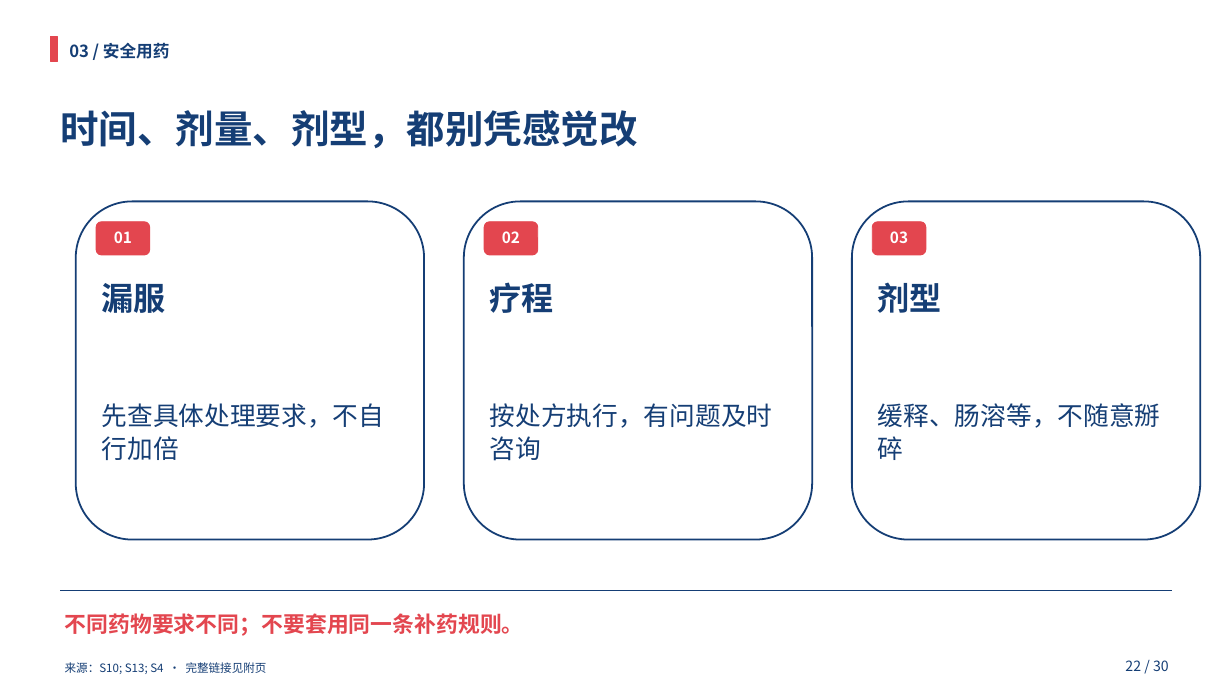
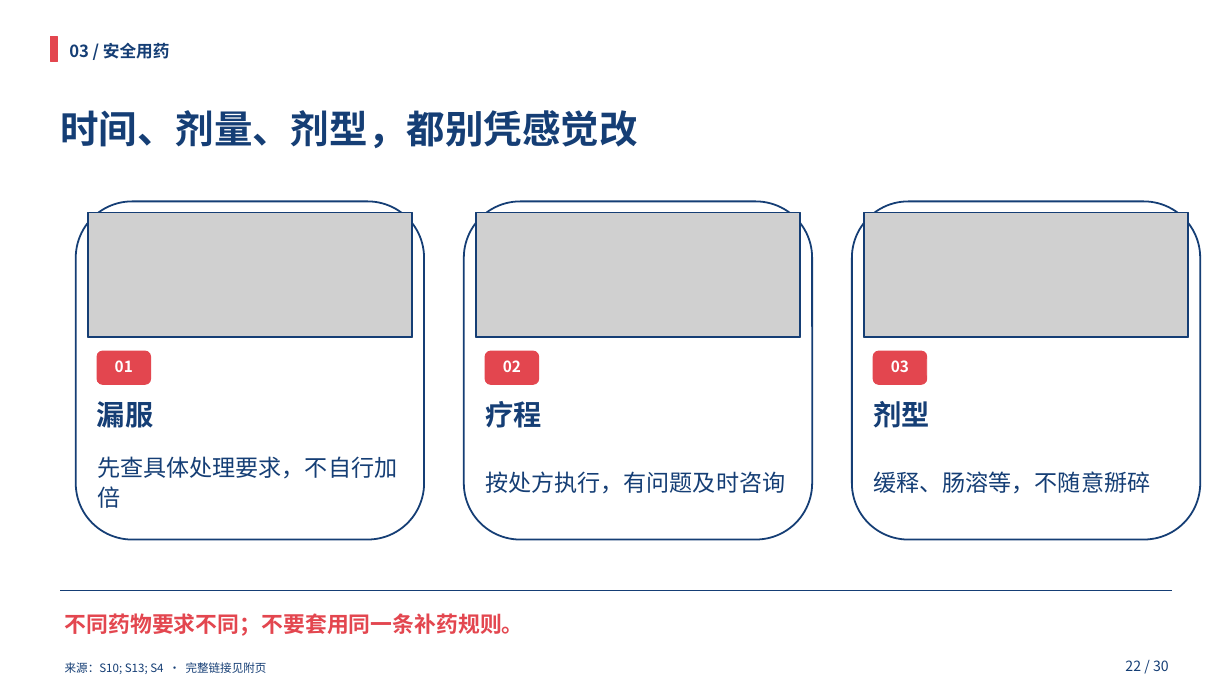
Before and after one commit to HOU-snowyfly/PPTbuilder, a slide deck: slide 22 of 交付文件/合理用药_双人35分钟.pptx. Drawn at 1232x693 pixels with LibreOffice and Linux fonts; fonts in the diff are those of the drawing; grey boxes stand for pictures. Boxes give left, top, right and bottom in pixels: in the first picture for what was removed or moved away, otherwise in the second. Text is boxed around its words. In the diff, an @@ line names an element or a change of style, - is before the commit and + after.

Commit message:
Add licensed real photos to 18 presentation slides and refresh all materials

```diff
--- a/交付文件/合理用药_双人35分钟.pptx
+++ b/交付文件/合理用药_双人35分钟.pptx
@@ picture added at bbox=[88, 213, 412, 337] @@
@@ rectangle added at bbox=[88, 213, 412, 337], outline #153E75 1.5 pt @@
@@ picture added at bbox=[476, 213, 800, 337] @@
@@ rectangle added at bbox=[476, 213, 800, 337], outline #153E75 1.5 pt @@
@@ picture added at bbox=[864, 213, 1189, 337] @@
@@ rectangle added at bbox=[864, 213, 1189, 337], outline #153E75 1.5 pt @@
@@ 3 texts, 3 rounded rectangles: place and size @@
-3 texts, 3 rounded rectangles at bbox=[96, 222, 926, 255]
+3 texts, 3 rounded rectangles at bbox=[97, 351, 927, 384]
@@ text "漏服": place and size @@
-text "漏服" at bbox=[102, 283, 166, 313]
+text "漏服" at bbox=[97, 397, 153, 433]
@@ text "疗程": place and size @@
-text "疗程" at bbox=[490, 282, 554, 313]
+text "疗程" at bbox=[485, 401, 541, 428]
@@ size 25 to 22 pt in 3 elements at bbox=[485, 401, 541, 428], bbox=[97, 397, 153, 433], bbox=[873, 401, 929, 428] @@
@@ text "剂型": place and size @@
-text "剂型" at bbox=[878, 282, 942, 313]
+text "剂型" at bbox=[873, 401, 929, 428]
@@ text "先查具体处理要求，不自行加倍": place and size @@
-text "先查具体处理要求，不自行加倍" at bbox=[102, 403, 385, 460]
+text "先查具体处理要求，不自行加倍" at bbox=[97, 456, 397, 508]
@@ text "按处方执行，有问题及时咨询": place and size @@
-text "按处方执行，有问题及时咨询" at bbox=[490, 403, 773, 461]
+text "按处方执行，有问题及时咨询" at bbox=[485, 471, 785, 494]
@@ size 20 to 18 pt in 3 elements at bbox=[97, 456, 397, 508], bbox=[485, 471, 785, 494], bbox=[873, 471, 1150, 494] @@
@@ text "缓释、肠溶等，不随意掰碎": place and size @@
-text "缓释、肠溶等，不随意掰碎" at bbox=[878, 403, 1161, 460]
+text "缓释、肠溶等，不随意掰碎" at bbox=[873, 471, 1150, 494]
```
Also in this commit, not shown: 20 other slides changed, 2 slides added, 23 other files.
